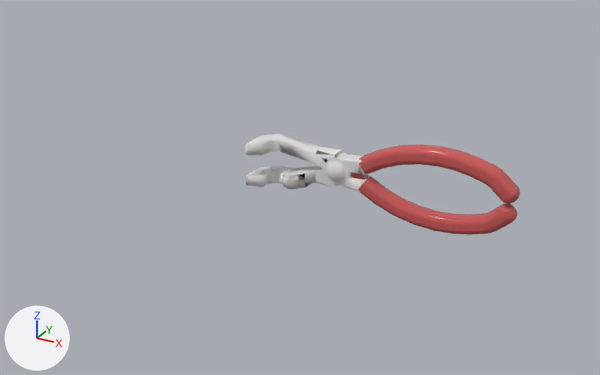
What one commit did to the FBX model Assets/Juan Cosas/FORCEPS.fbx.
The view is the same before and after, from a camera (50 mm lens) standing at (190.0, -470.0, 239.0) and looking at (-78.0, 18.0, -4.0). Lighting does not change. The marker at lower left points along +X, +Y and +Z. Where no turn or scale is listed for an object, it has been applied to the vertices. Vertices at the same position are counted once.

Names of what the first picture shows: 'Ens 5', 'Ensamblaje 03', 'Ensamblaje alicates.004', 'HERP'.
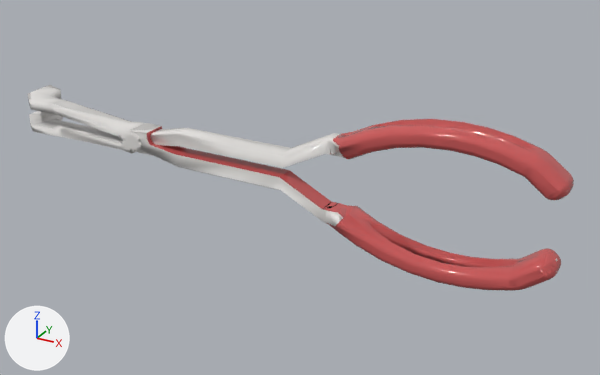
Pixel boxes (x1, y1, x2, y2) of what changed, in the pictures (600 x 375 px):
'HERP', reshaped, moved, rescaled
    before: (316, 144, 520, 235)
    after: (28, 85, 574, 291)
'Ensamblaje alicates.004', deleted
    before: (245, 134, 323, 164)
'Ensamblaje 03', deleted
    before: (246, 165, 321, 187)
'Ens 5', deleted
    before: (283, 174, 312, 189)
part 1 of me_ensamblaje_alicates_001, added
    after: (28, 85, 561, 291)
part 2 of me_ensamblaje_alicates_001, deleted (brown)
    before: (482, 203, 517, 234)
part 3 of me_ensamblaje_alicates_001, cut back
    before: (316, 144, 497, 235)
    after: (138, 119, 540, 168)

Edits to the bpy script that builds the scene:
```text
Change me_ensamblaje_alicates_001:
    used by ob_herp; location = (9.4, 0.7, 24.3); rotation_euler = (1.571, 0.0, 0.0), in degrees (90, 0, 0)
    remove me_ensamblaje_alicates_001.from_pydata(...)  # 2333 vertices, 4062 faces; spans x -97.0..74.0, y -29.0..28.0, z -19.0..9.0
    add me_ensamblaje_alicates_001.from_pydata(...)  # 1930 vertices, 3184 faces; spans x -250.0..74.0, y -56.0..28.0, z -18.0..8.0
    me_ensamblaje_alicates_001 part 1: a new loose piece of 1166 vertices spanning x -250.0..74.0, y -56.0..-3.0, z -18.0..8.0
    me_ensamblaje_alicates_001 part 2: the loose piece of 336 vertices spanning x 54.0..74.0, y -22.0..-1.0, z -6.0..6.0 is deleted
    me_ensamblaje_alicates_001 part 3: 22 vertices moved from x -38.0..10.0, y -4.0..24.0, z -4.0..4.0 to x -39.0..10.0, y 2.0..24.0, z -4.0..4.0; 1374 vertices removed from x -97.0..58.0, y -29.0..28.0, z -19.0..9.0; 141 vertices added at x -161.0..58.0, y -21.0..28.0, z -4.0..3.0
Change ob_herp:
    ob_herp.location: (9.4, 0.7, 24.3) -> (9.4, 0.7, 34.1)
    ob_herp.scale: (1.0, 1.0, 1.0) -> (1.4, 1.25, 2.3)
Remove ob_ensamblaje_alicates_004:
    ob_ensamblaje_alicates_004 = bpy.data.objects.new('Ensamblaje alicates.004', me_ensamblaje_alicates_004)
    ob_ensamblaje_alicates_004.location = (9.4, 0.7, 24.3)
Remove ob_ens_5:
    ob_ens_5 = bpy.data.objects.new('Ens 5', me_ensamblaje_alicates_005)
    ob_ens_5.location = (9.4, 0.7, 24.3)
    ob_ens_5.rotation_euler = (1.571, 3.142, 0.0)  # degrees (90, 180, 0)
    ob_ens_5.scale = (-1.0, -1.0, -1.0)
Remove ob_ensamblaje_03:
    ob_ensamblaje_03 = bpy.data.objects.new('Ensamblaje 03', me_ensamblaje_alicates_003)
    ob_ensamblaje_03.location = (9.4, 0.7, 24.3)
    ob_ensamblaje_03.rotation_euler = (1.571, 3.142, 0.0)  # degrees (90, 180, 0)
    ob_ensamblaje_03.scale = (-1.0, -1.0, -1.0)
```
